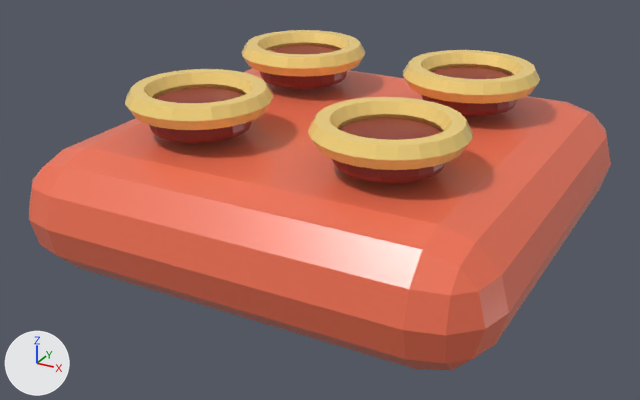
Two versions of the glTF model Art/PR3D/Exports/Containers/PR3D_Container_1x1.glb, one commit apart.
Before and after are seen from a 50 mm camera at (0.712, -1.372, 0.743) aimed at (-0.017, -0.046, 0.08). Every picture has the same lights, and +X, +Y and +Z are marked at lower left. The first picture is the older version. Where no turn or scale is listed for an object, it has been applied to the vertices.

The first picture shows 'Visual_1x1_Base_00', 'Visual_1x1_ToppingRim_00_00', 'Visual_1x1_ToppingRim_00_01', 'Visual_1x1_ToppingRim_00_02', 'Visual_1x1_ToppingRim_00_03', 'Visual_1x1_Topping_00_00', 'Visual_1x1_Topping_00_01', 'Visual_1x1_Topping_00_02', 'Visual_1x1_Topping_00_03'.
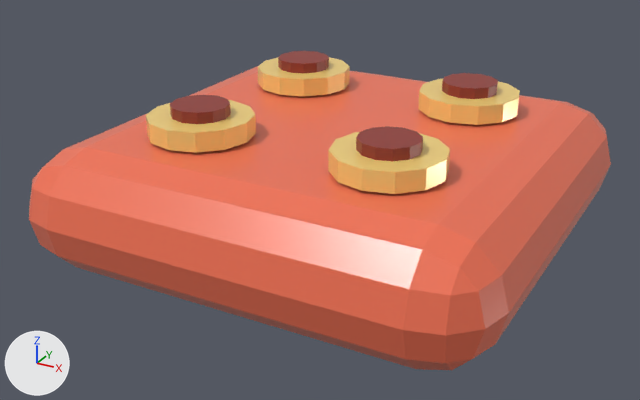
Changed parts and their boxes [x1, y1, x2, y2] in the pictures (640 x 400 px):
'Visual_1x1_ToppingRim_00_02', deleted (yellow)
    before: [308, 97, 473, 170]
'Visual_1x1_ToppingRim_00_00', deleted (yellow)
    before: [125, 69, 273, 130]
'Visual_1x1_ToppingRim_00_03', deleted (yellow)
    before: [403, 50, 540, 104]
'Visual_1x1_Cheese_00_02', added
    after: [328, 132, 450, 194]
'Visual_1x1_ToppingRim_00_01', deleted (yellow)
    before: [241, 30, 365, 77]
'Visual_1x1_Cheese_00_00', added
    after: [146, 100, 256, 153]
'Visual_1x1_Cheese_00_03', added
    after: [418, 79, 520, 125]
'Visual_1x1_Topping_00_02', deleted (red)
    before: [332, 118, 446, 183]
'Visual_1x1_Cheese_00_01', added
    after: [258, 57, 350, 96]
'Visual_1x1_Topping_00_00', deleted (red)
    before: [149, 88, 252, 143]
'Visual_1x1_Tomato_00_02', added (red)
    after: [356, 126, 423, 161]
'Visual_1x1_Topping_00_03', deleted (red)
    before: [422, 67, 518, 116]
'Visual_1x1_Tomato_00_00', added (red)
    after: [170, 95, 231, 124]
'Visual_1x1_Topping_00_01', deleted (red)
    before: [260, 45, 347, 89]
'Visual_1x1_Tomato_00_03', added (red)
    after: [442, 73, 498, 99]
'Visual_1x1_Tomato_00_01', added (red)
    after: [278, 51, 329, 73]

The edits, one by one:
Mesh me_cylinder_007 is new.
It is a 12-sided cylinder along z spanning x -0.052..0.052, y -0.052..0.052, z -0.0125..0.0125.
It uses material mat_pr3d_mat_container_interior (red #90352c).
Mesh me_cylinder_006 is new.
It is a 12-sided cylinder along z spanning x -0.095..0.095, y -0.095..0.095, z -0.018..0.018.
It uses material mat_pr3d_mat_container_rim (yellow #ffdd81).
Object 'Visual_1x1_Topping_00_00' (ob_visual_1x1_topping_00_00) is deleted.
Object 'Visual_1x1_Topping_00_01' (ob_visual_1x1_topping_00_01) is deleted.
Object 'Visual_1x1_Topping_00_02' (ob_visual_1x1_topping_00_02) is deleted.
Object 'Visual_1x1_Topping_00_03' (ob_visual_1x1_topping_00_03) is deleted.
Object 'Visual_1x1_ToppingRim_00_00' (ob_visual_1x1_toppingrim_00_00) is deleted.
Object 'Visual_1x1_ToppingRim_00_01' (ob_visual_1x1_toppingrim_00_01) is deleted.
Object 'Visual_1x1_ToppingRim_00_02' (ob_visual_1x1_toppingrim_00_02) is deleted.
Object 'Visual_1x1_ToppingRim_00_03' (ob_visual_1x1_toppingrim_00_03) is deleted.
Object 'Visual_1x1_Tomato_00_03' (ob_visual_1x1_tomato_00_03) is new; it shows me_cylinder_007.
Its location is (0.18, 0.18, 0.267).
Object 'Visual_1x1_Tomato_00_02' (ob_visual_1x1_tomato_00_02) is new; it shows a copy of me_cylinder_007.
Its location is (0.18, -0.18, 0.267).
Object 'Visual_1x1_Tomato_00_01' (ob_visual_1x1_tomato_00_01) is new; it shows a copy of me_cylinder_007.
Its location is (-0.18, 0.18, 0.267).
Object 'Visual_1x1_Tomato_00_00' (ob_visual_1x1_tomato_00_00) is new; it shows a copy of me_cylinder_007.
Its location is (-0.18, -0.18, 0.267).
Object 'Visual_1x1_Cheese_00_03' (ob_visual_1x1_cheese_00_03) is new; it shows me_cylinder_006.
Its location is (0.18, 0.18, 0.242).
Object 'Visual_1x1_Cheese_00_02' (ob_visual_1x1_cheese_00_02) is new; it shows a copy of me_cylinder_006.
Its location is (0.18, -0.18, 0.242).
Object 'Visual_1x1_Cheese_00_01' (ob_visual_1x1_cheese_00_01) is new; it shows a copy of me_cylinder_006.
Its location is (-0.18, 0.18, 0.242).
Object 'Visual_1x1_Cheese_00_00' (ob_visual_1x1_cheese_00_00) is new; it shows a copy of me_cylinder_006.
Its location is (-0.18, -0.18, 0.242).
